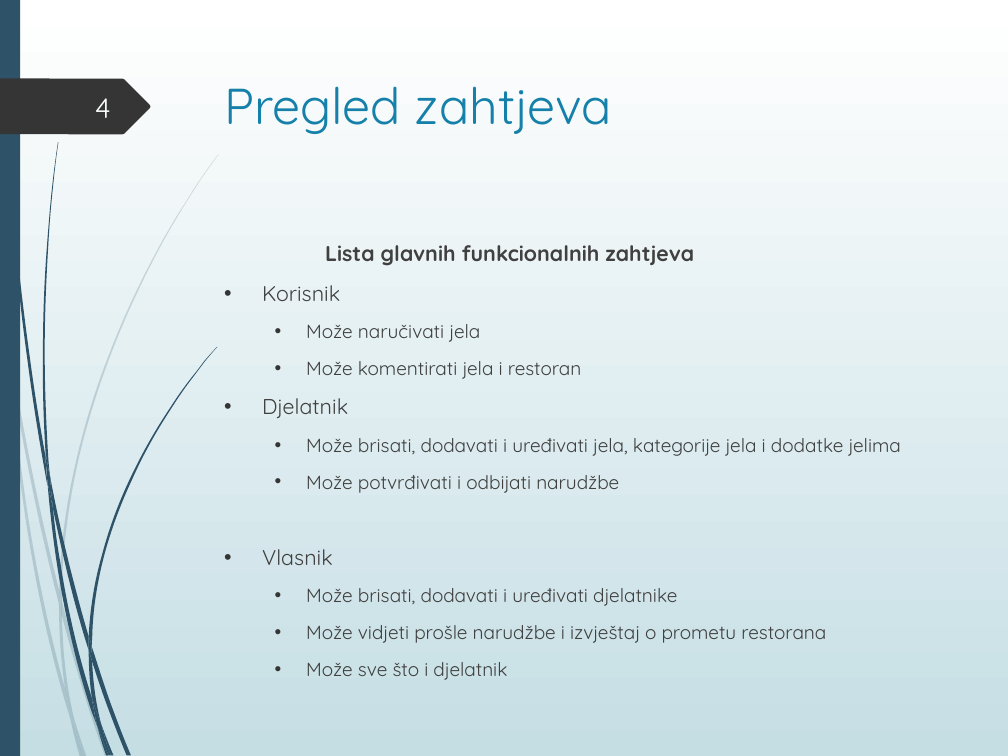
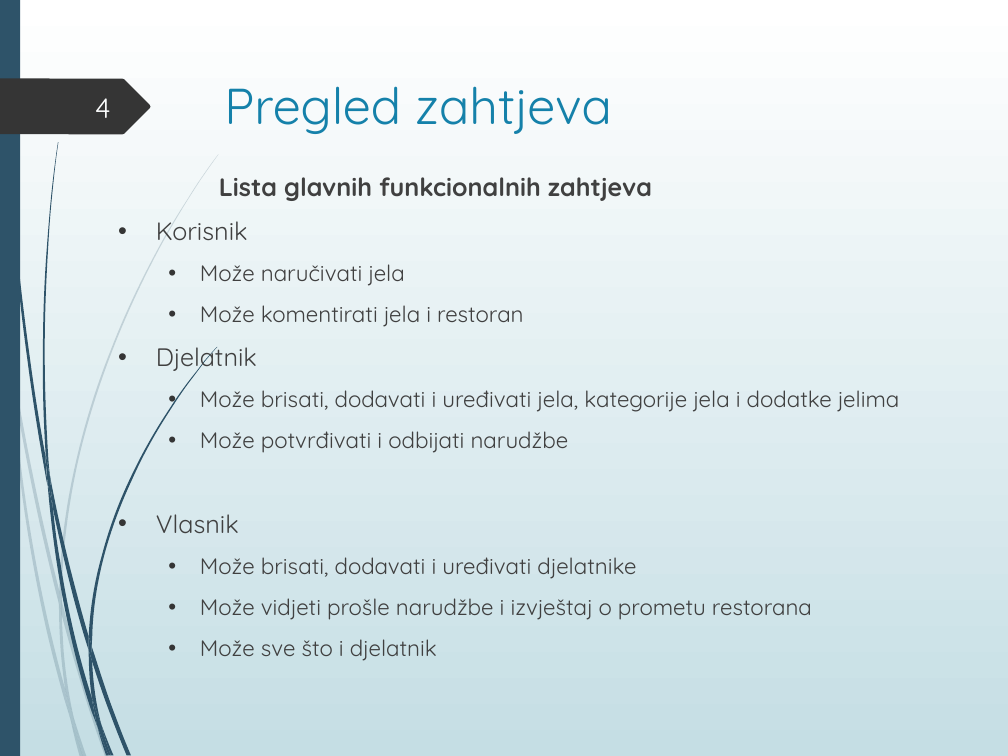
Before and after one commit to fgulan/ANewHopeee, a slide deck: slide 4 of PrezentacijaProjekata.pptx. Drawn at 1008x756 pixels with LibreOffice and Linux fonts; fonts in the diff are those of the drawing. Boxes give left, top, right and bottom in pixels: in the first picture for what was removed or moved away, otherwise in the second. Text is boxed around its words. In the diff, an @@ line names an element or a change of style, - is before the commit and + after.

```diff
--- a/PrezentacijaProjekata.pptx
+++ b/PrezentacijaProjekata.pptx
@@ text "Lista glavnih funkcionalnih zahtjeva": place and size @@
-text "Lista glavnih funkcionalnih zahtjeva" at (262,245,901,643)
+text "Lista glavnih funkcionalnih zahtjeva" at (156,177,900,661)
@@ text "Lista glavnih funkcionalnih zahtjeva" at (156,177,900,661): size 15.3 to 18 pt in "Lista glavnih funkcionalnih zahtjeva", "Korisnik", "Djelatnik", "Vlasnik"; size 13.6 to 16 pt in "Može naručivati jela", "Može komentirati jela i restoran", "Može brisati, dodavati i uređivati jela, kategorije ...", "Može potvrđivati i odbijati narudžbe" and 3 more places @@
```
Also in this commit, not shown: 1 other slide changed, 1 other file.
